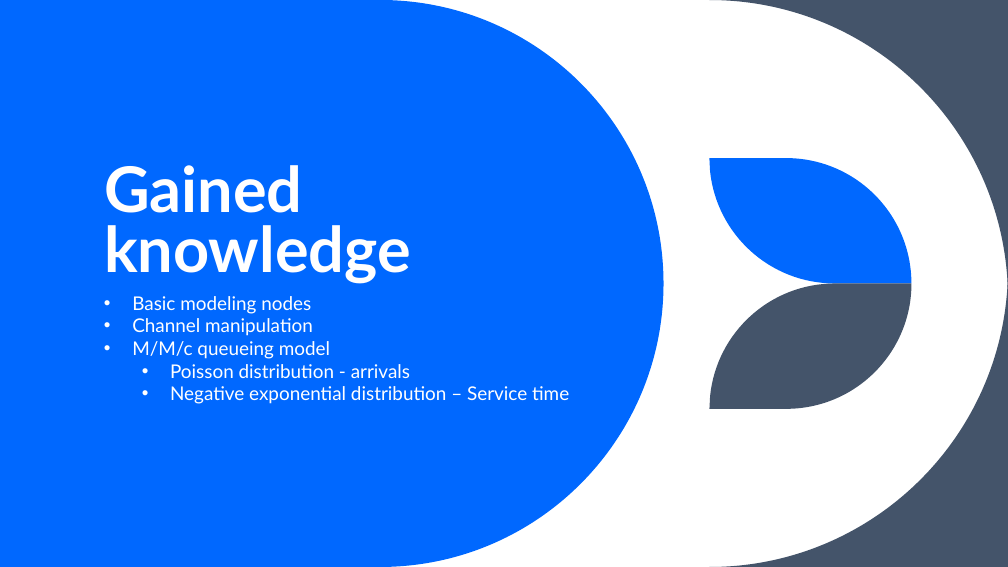
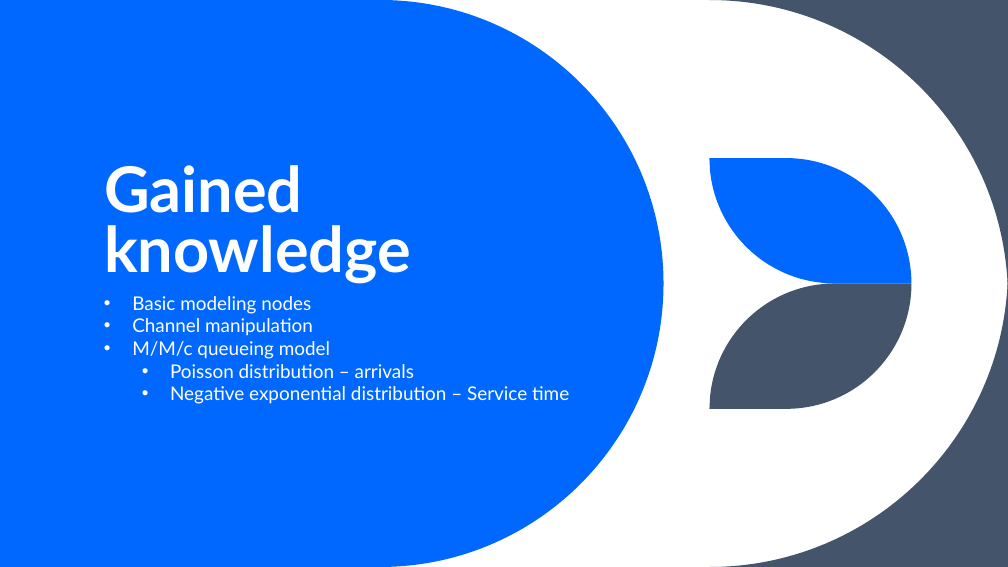
Before and after one commit to Jvandijk335/SI-A_TrIP_Simulation, a slide deck: slide 4 of 00_Presentations/Sprint 2.pptx. Drawn at 1008x567 pixels with LibreOffice and Linux fonts; fonts in the diff are those of the drawing. Boxes give left, top, right and bottom in pixels: in the first picture for what was removed or moved away, otherwise in the second. Text is boxed around its words. In the diff, an @@ line names an element or a change of style, - is before the commit and + after.

```diff
--- a/00_Presentations/Sprint 2.pptx
+++ b/00_Presentations/Sprint 2.pptx
@@ text at box(170, 364, 414, 378): text changed @@
-  • Poisson distribution - arrivals
+  • Poisson distribution – arrivals
```
Also in this commit, not shown: 2 other slides changed, 8 other files.
